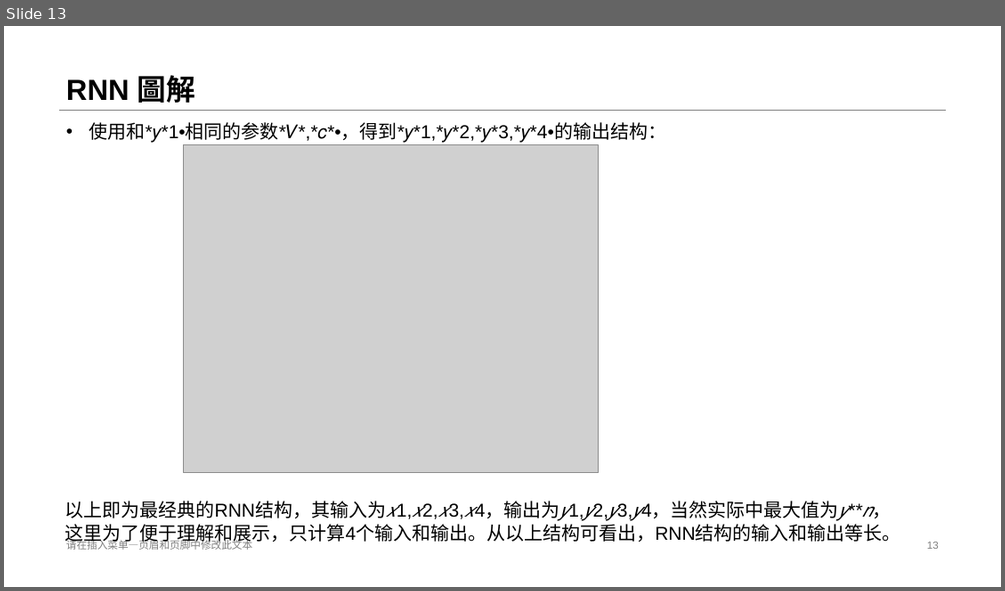
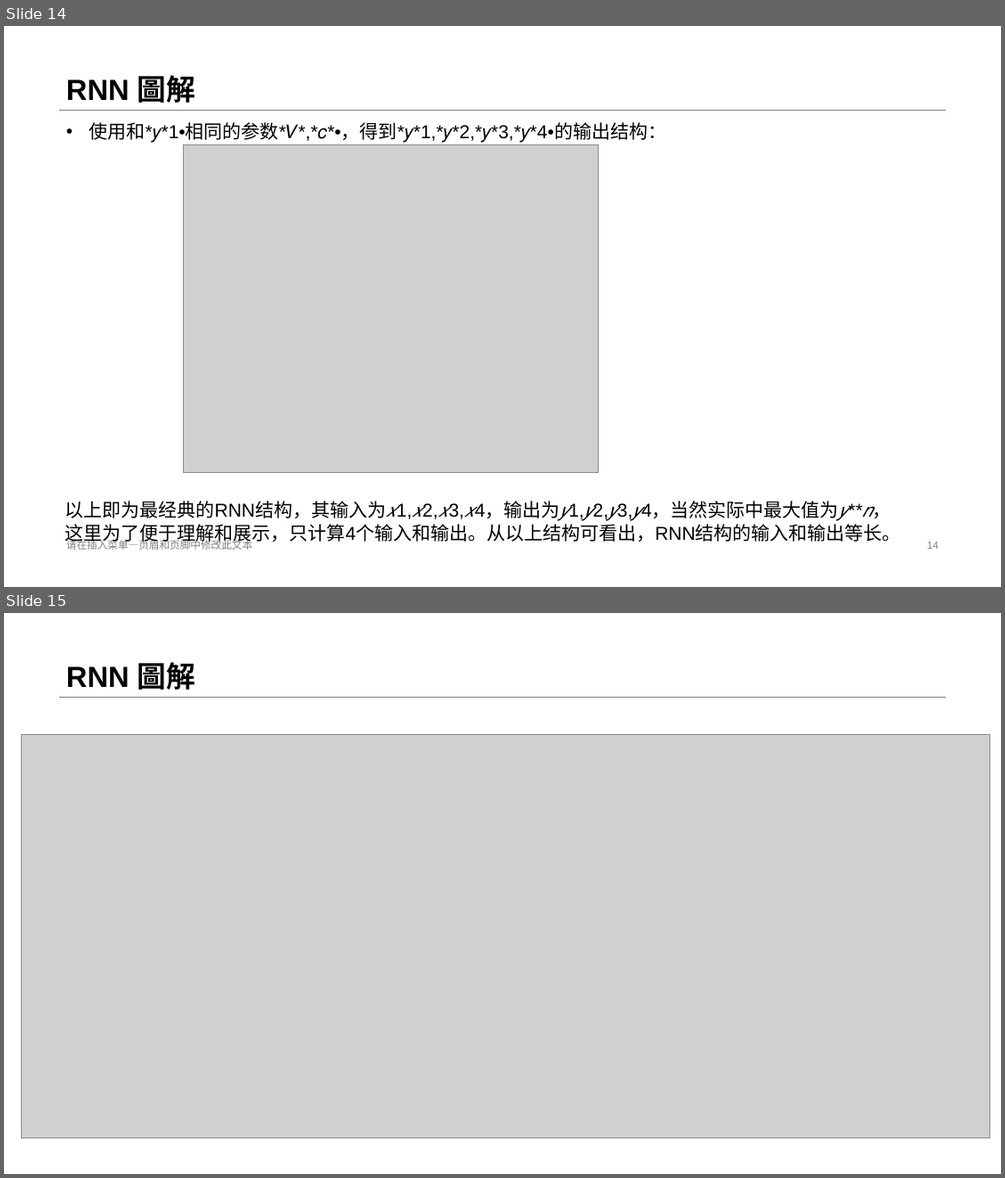
Before and after one commit to stereo720712/2020-11_2021-01_deep_learning_learn_report_record, a slide deck: 11_16_to_11_20_third/3.RNN.pptx. Shown one above the other, each under a label of ours: slide 13 before the commit, slides 14 and 15 after it. The pictures are 1005x591 and 1005x1178 pixels, drawn with LibreOffice and Linux fonts; fonts in the diff are those of the drawing; grey boxes stand for pictures. Boxes give left, top, right and bottom in pixels: in the first picture for what was removed or moved away, otherwise in the second. Text is boxed around its words. In the diff, an @@ line names an element or a change of style, - is before the commit and + after.

```diff
--- a/11_16_to_11_20_third/3.RNN.pptx
+++ b/11_16_to_11_20_third/3.RNN.pptx
@@ slide 15 added at bbox=[4, 613, 1001, 1174], background #FFFFFF; not listed: 1 template element that a slide beside it also shows @@
@@ title added at bbox=[66, 662, 195, 690], 28 pt, text #000000, bold @@
+RNN 圖解
@@ picture added at bbox=[21, 735, 989, 1138] @@
@@ text added at bbox=[66, 1137, 252, 1139], 10 pt, text #808080 @@
+请在插入菜单—页眉和页脚中修改此文本
@@ page number added at bbox=[927, 1137, 938, 1138], 10 pt, text #808080 @@
+15
@@ what was slide 13 is now slide 14 @@
@@ page number at bbox=[927, 541, 938, 548]: text changed @@
-13
+14
```
Also in this commit, not shown: 1 slide changed, 1 other slide added, 4 other files.
